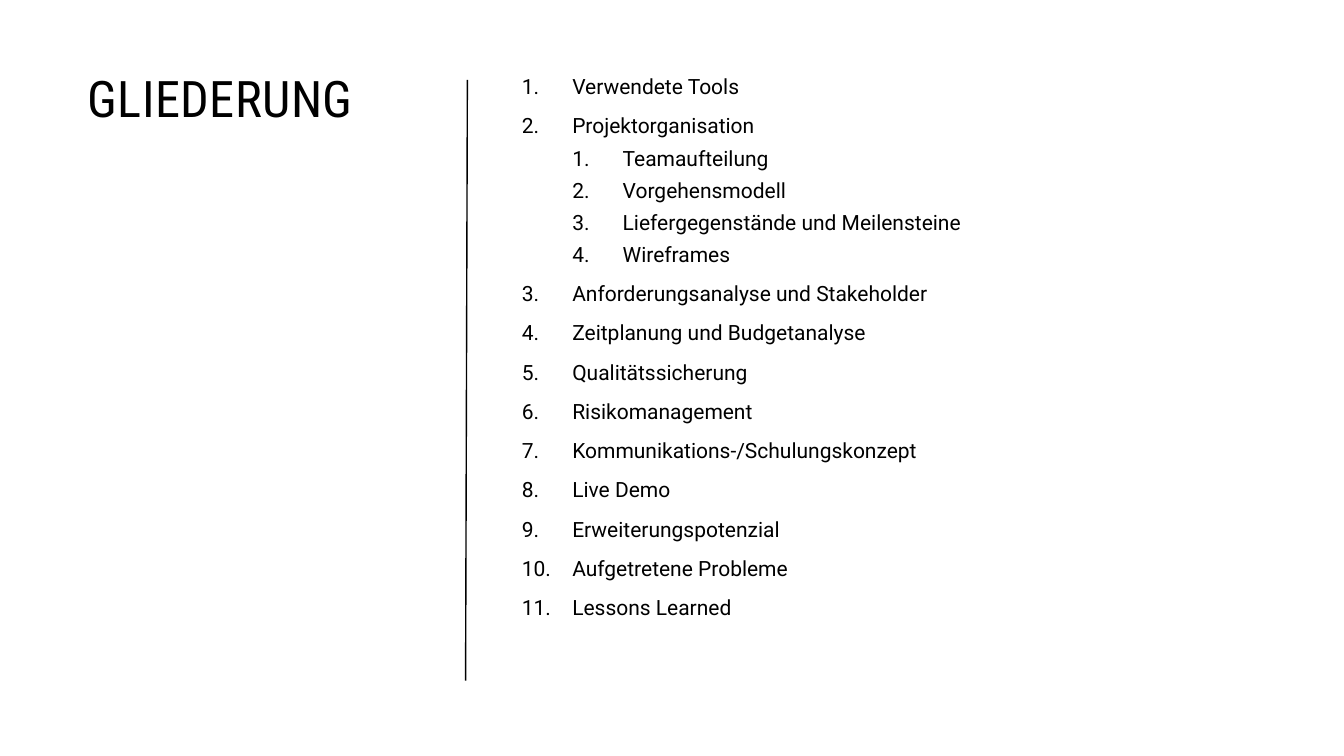
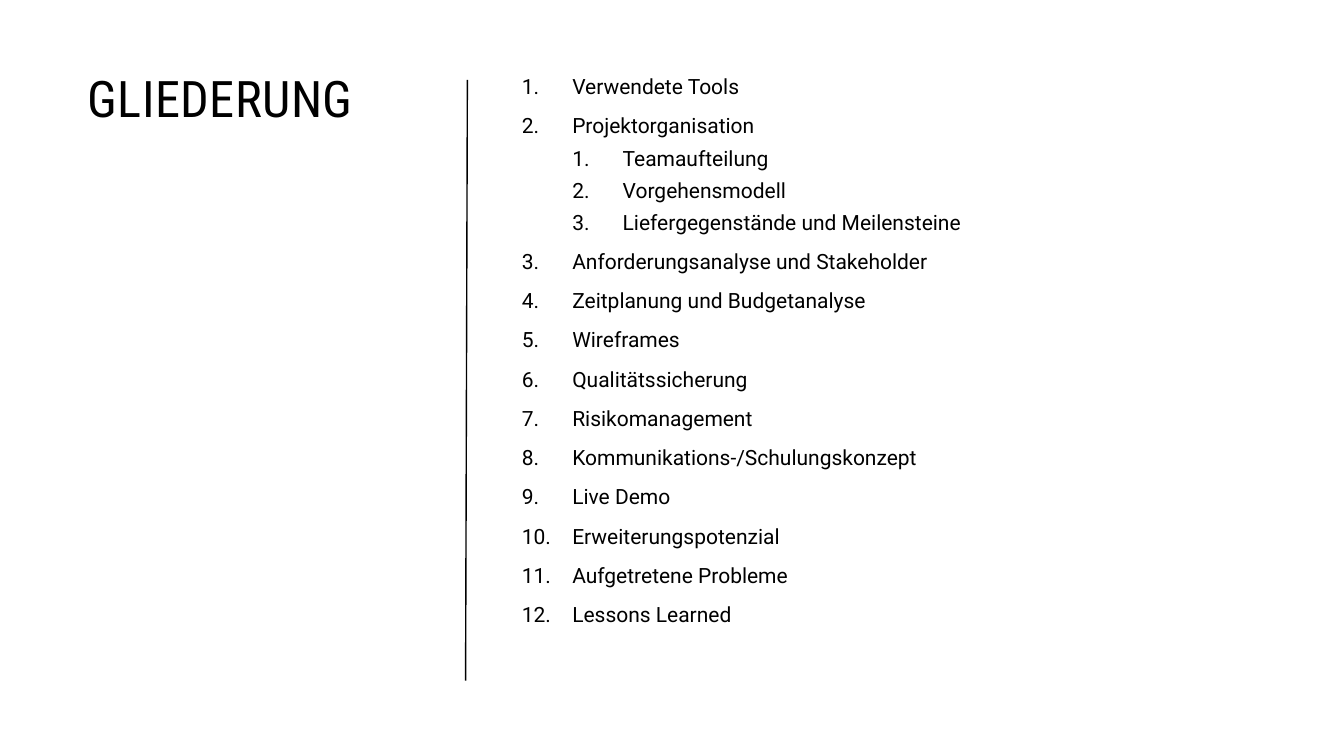
Before and after one commit to malu254/Eifrige-Otter-PM, a slide deck: slide 2 of Abgabe/Dokumentation/Präsentation.pptx. Drawn at 1344x756 pixels with LibreOffice and Linux fonts; fonts in the diff are those of the drawing. Boxes give left, top, right and bottom in pixels: in the first picture for what was removed or moved away, otherwise in the second. Text is boxed around its words. In the diff, an @@ line names an element or a change of style, - is before the commit and + after.

```diff
--- a/Abgabe/Dokumentation/Präsentation.pptx
+++ b/Abgabe/Dokumentation/Präsentation.pptx
@@ text at box(623, 246, 730, 263): paragraph removed @@
-  4. Wireframes
@@ text at box(572, 331, 679, 348): paragraph added @@
+5. Wireframes
```
Also in this commit, not shown: 16 other slides changed.
